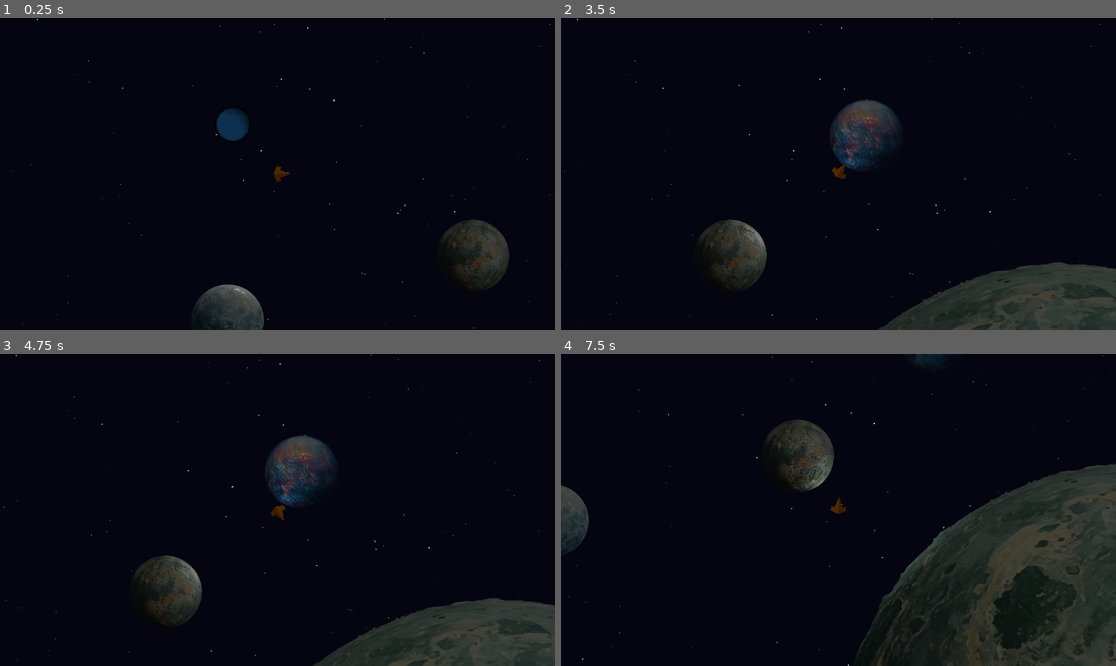
Above: before the commit, frames 1-4 (two rows, left to right).
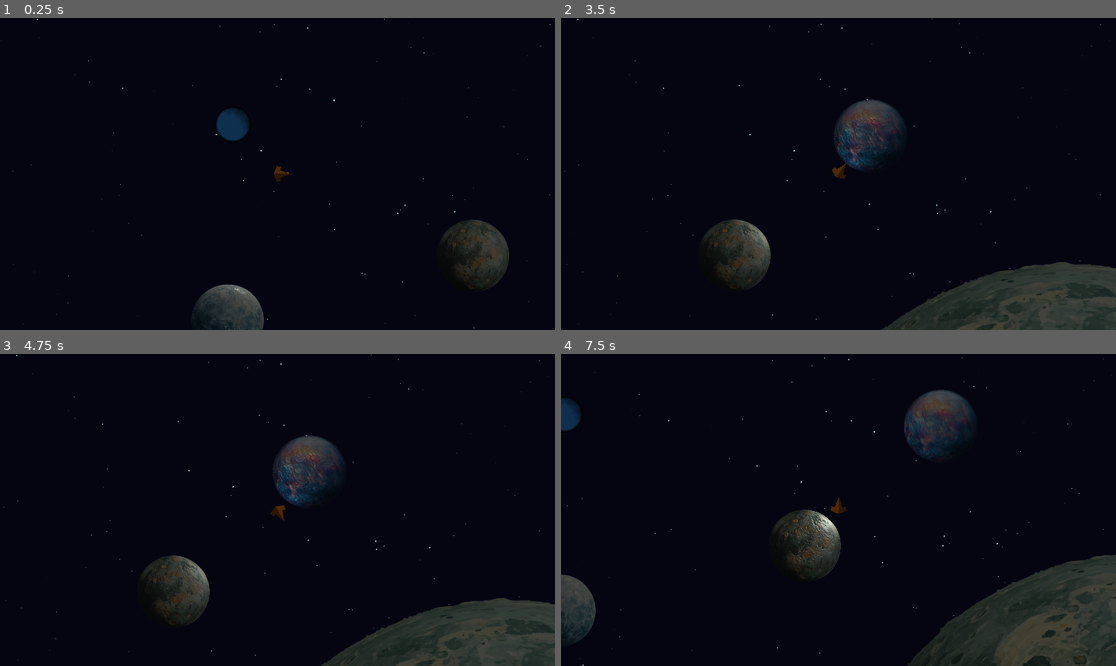
Above: after the commit, the same moments.

Repository: krets/space-octo
Game: Godot game, scene res://game.tscn
Same seed, same stepped clock (60 frames per second), same inputs: the game is played once before the commit and once after it.
Inputs:
- Up to frame 1 (0.25 s): no input
- Up to frame 2 (3.5 s): tap Enter at 0.5 s; hold W (thrust) 0.53-2.03 s; hold A (turn_left) from 2.03 s (still down)
- Up to frame 3 (4.75 s): release A (turn_left) at 3.53 s; hold S (brake) 3.53-4.28 s; tap Space at 4.25 s; hold D (turn_right) from 4.28 s (still down)
- Up to frame 4 (7.5 s): tap Enter at 5 s; release D (turn_right) at 5.03 s; hold W (thrust) 5.03-5.78 s; hold D (turn_right) from 5.78 s (still down)

The runs differ from the first frame. In frame 2, 1.1% of the frame differs, in the area x 2-100%, y 0-100%; in frame 3, 2.1%; in frame 4, 20%, in the area x 0-100%, y 0-100%.

Commit message:
Simpler Player Poly and add scan area
Removed the duplication on the polygon and just created a dark-side poly.
Added scan area for highlighting planets (wip)

Diff:
--- a/player.tscn
+++ b/player.tscn
@@ -1,10 +1,7 @@
 [gd_scene load_steps=6 format=3 uid="uid://fi2ixmc5d567"]
 
 [ext_resource type="Script" uid="uid://dlwtsebnlhrqq" path="res://player.gd" id="1_4flbx"]
-[ext_resource type="Script" uid="uid://bdlau5kpfn0jd" path="res://polygon_2d.gd" id="2_onrkg"]
-
-[sub_resource type="CircleShape2D" id="CircleShape2D_sh265"]
-radius = 21.0
+[ext_resource type="Script" path="res://player_scan_area.gd" id="2_onrkg"]
 
 [sub_resource type="Gradient" id="Gradient_4ekwm"]
 offsets = PackedFloat32Array(0, 0.718615)
@@ -17,25 +14,41 @@
 fill = 1
 fill_from = Vector2(0.5, 0.5)
 
+[sub_resource type="CircleShape2D" id="CircleShape2D_i3pqv"]
+radius = 314.014
+
 [node name="Player" type="CharacterBody2D"]
 script = ExtResource("1_4flbx")
 
 [node name="Camera2D" type="Camera2D" parent="."]
 
-[node name="MainShape" type="Polygon2D" parent="."]
+[node name="PointLight2D" type="PointLight2D" parent="."]
+range_item_cull_mask = 2
+texture = SubResource("GradientTexture2D_onrkg")
+
+[node name="LightSide" type="Polygon2D" parent="."]
 position = Vector2(-2.42857, 0)
 scale = Vector2(1.92857, 1.92857)
 color = Color(1, 0.529412, 0, 1)
+antialiased = true
 polygon = PackedVector2Array(0, -14, 8, -13, 6, -7, 25, 0, -6, 0)
+
+[node name="DarkSide" type="Polygon2D" parent="."]
+position = Vector2(-2.42857, 0)
+scale = Vector2(1.929, -1.929)
+color = Color(0.594966, 0.305046, 0, 1)
+antialiased = true
+polygon = PackedVector2Array(0, -14, 8, -13, 6, -7, 25, 0, -6, 0)
+
+[node name="CollisionPolygon2D" type="CollisionPolygon2D" parent="."]
+rotation = -2.03378e-05
+polygon = PackedVector2Array(-14, -0.000284729, -2.99945, -27.0001, 13.0005, -24.9997, 10.0003, -13.9998, 46, 0.000935537, 9.99971, 14.0002, 13.9995, 25.0003, -3.00057, 27.9999)
+
+[node name="PlayerScanArea" type="Area2D" parent="."]
+collision_layer = 2
 script = ExtResource("2_onrkg")
 
-[node name="CopiedShape" type="Polygon2D" parent="MainShape"]
-color = Color(0.78738, 0.345611, 5.77569e-07, 1)
-
-[node name="CollisionShape2D" type="CollisionShape2D" parent="."]
-position = Vector2(9, 0)
-shape = SubResource("CircleShape2D_sh265")
-
-[node name="PointLight2D" type="PointLight2D" parent="."]
-range_item_cull_mask = 2
-texture = SubResource("GradientTexture2D_onrkg")
+[node name="ScanZone" type="CollisionShape2D" parent="PlayerScanArea"]
+position = Vector2(176, 2)
+shape = SubResource("CircleShape2D_i3pqv")
+debug_color = Color(0.439216, 0.588235, 0.294118, 0.054902)
--- a/polygon_2d.gd
+++ /dev/null
@@ -1,18 +0,0 @@
-extends Polygon2D
-
-@onready var mirrored_polygon = $CopiedShape
-
-func _ready():
-	update_mirrored_polygon()
-
-func update_mirrored_polygon():
-	var original_points = polygon
-	var mirrored_points = []
-
-	for point in original_points:
-		mirrored_points.append(Vector2(point.x, -point.y))
-
-	mirrored_polygon.polygon = mirrored_points
-
-func _process(delta):
-	update_mirrored_polygon()
